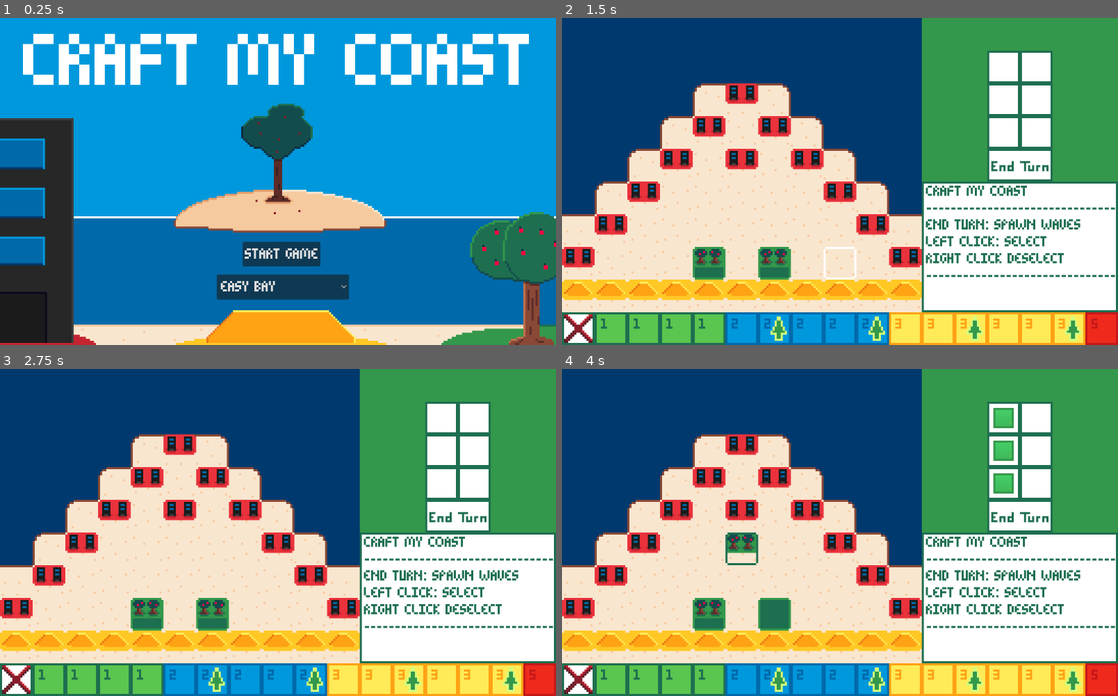
Above: before the commit, frames 1-4 (two rows, left to right).
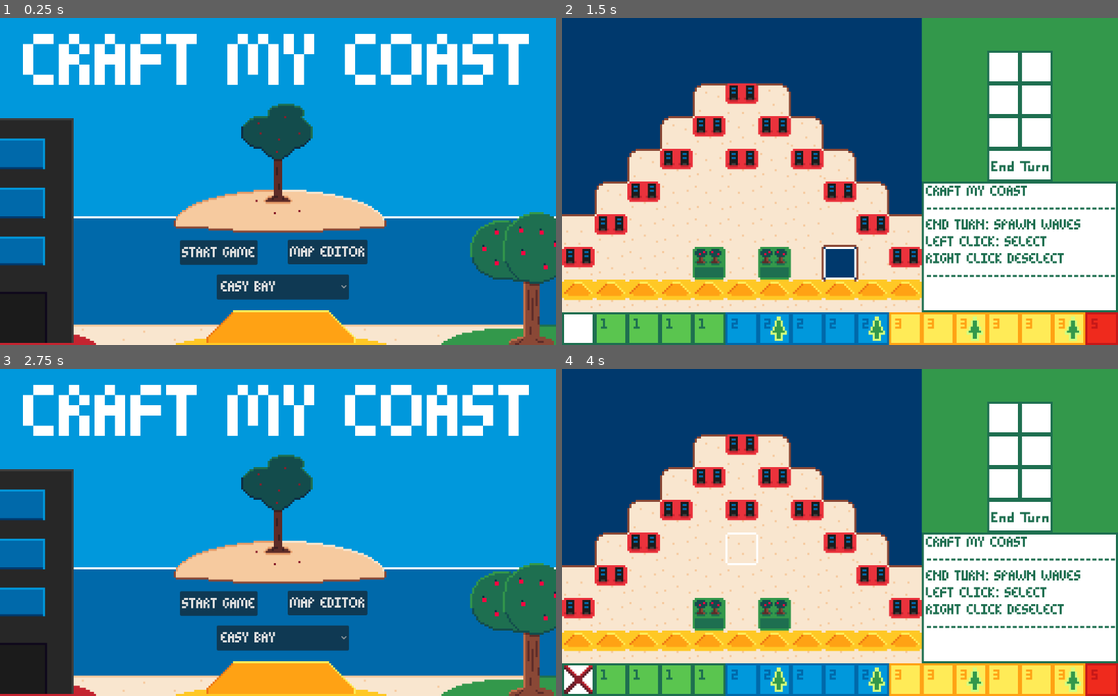
Above: after the commit, the same moments.

Repository: findeevy/CraftMyShore
Game: Godot game, scene res://main_menu.tscn
Same seed, same stepped clock (60 frames per second), same inputs: the game is played once before the commit and once after it.
Inputs (mouse positions are in pixels of both pictures, inside the frame that each line leads up to):
- Up to frame 1 (0.25 s): no input
- Up to frame 2 (1.5 s): click (890, 253) at 0.5 s, where only the run after the commit has a clickable "MAP EDITOR"; click (845, 253) at 1.25 s, where only the run before the commit has a clickable "START GAME"
- Up to frame 3 (2.75 s): tap Enter at 2 s; move the mouse to (400, 516) at 2.02 s; click (400, 516) at 2.1 s
- Up to frame 4 (4 s): click (778, 604) at 2.75 s, where only the run after the commit has a clickable "START GAME"; tap Space at 3.5 s; move the mouse to (728, 548) at 3.52 s; click (728, 548) at 3.6 s

The runs differ from the first frame. In frame 1, 2.2% of the frame differs, in the area x 32-67%, y 67-76%; in frame 2, 0.9%; in frame 3, 99%, in the area x 0-100%, y 0-100%; in frame 4, 1.4%.

Commit message:
Fixed Major Map Bug.
Caused by anchor.

Diff:
--- a/Scenes/map_editor.gd
+++ b/Scenes/map_editor.gd
@@ -110,6 +110,7 @@
 	Controller.water_array.fill(0)
 	Controller.wrs.resize(Controller.board_length)
 	Controller.wrs.fill([0,0])
+	print(Controller.init_array)
 
 
 func _on_load_dialog_finalize_load():
--- a/Scenes/map_editor.tscn
+++ b/Scenes/map_editor.tscn
@@ -95,15 +95,9 @@
 
 [node name="Control" type="Control"]
 layout_mode = 3
-anchors_preset = 3
-anchor_left = 1.0
-anchor_top = 1.0
-anchor_right = 1.0
-anchor_bottom = 1.0
-offset_left = -40.0
-offset_top = -40.0
-grow_horizontal = 0
-grow_vertical = 0
+anchors_preset = 0
+offset_right = 40.0
+offset_bottom = 40.0
 size_flags_horizontal = 0
 size_flags_vertical = 0
 
--- a/main_menu.tscn
+++ b/main_menu.tscn
@@ -22,19 +22,19 @@
 autoplay = true
 
 [node name="PlayButton" type="Button" parent="."]
-offset_left = 475.0
-offset_top = 438.0
-offset_right = 627.0
-offset_bottom = 486.0
+offset_left = 352.0
+offset_top = 435.0
+offset_right = 504.0
+offset_bottom = 483.0
 theme_override_fonts/font = ExtResource("2_u5cna")
 theme_override_font_sizes/font_size = 32
 text = "START GAME"
 
 [node name="MapButton" type="Button" parent="."]
-offset_left = -168.0
-offset_top = -57.0
-offset_right = -12.0
-offset_bottom = -9.0
+offset_left = 563.0
+offset_top = 434.0
+offset_right = 719.0
+offset_bottom = 482.0
 theme_override_fonts/font = ExtResource("2_u5cna")
 theme_override_font_sizes/font_size = 32
 text = "MAP EDITOR"
